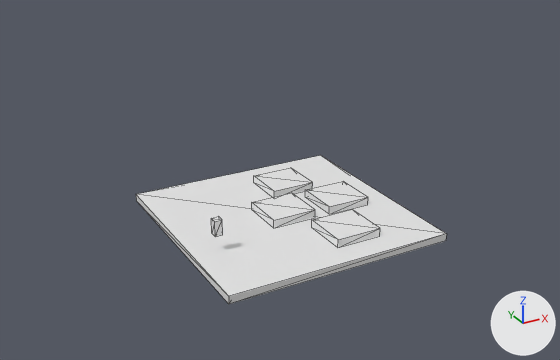
What one commit did to the OBJ model data/models/ShootingRange.obj.
One viewpoint serves both versions: a 50 mm camera at (-89.4, -160.9, 91.1) aimed at (-2.7, -3.2, 12.3). Arrows for +X, +Y and +Z are at lower right; the lights stay in place. Mesh edges are drawn as thin lines. Materials are left out; every surface is plain grey. Where no turn or scale is listed for an object, it has been applied to the vertices.

Names of what the first picture shows: 'Cube.002_Cube.003', 'Cube.003_Cube.004', 'Cube.004_Cube.005', 'Cube_Cube.001', 'Floor_Cube'.
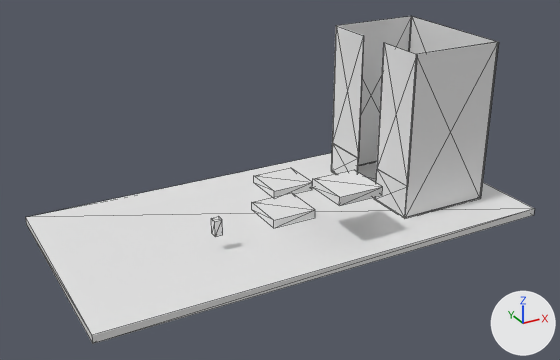
Where the change shows, as pixel boxes (x1, y1, x2, y2) in the pictures (560 x 360 px):
'Floor_Cube', mesh rescaled (64% wider, 28% taller)
    before: (136, 155, 447, 304)
    after: (25, 153, 535, 344)
'Cube.007_Cube.008', added
    after: (405, 42, 498, 218)
'Cube.005_Cube.006', added
    after: (375, 43, 417, 218)
'Cube.009_Cube.010', added
    after: (331, 26, 364, 174)
'Cube.006_Cube.007', added
    after: (336, 16, 411, 165)
'Cube.004_Cube.005', mesh moved
    before: (312, 210, 380, 247)
    after: (312, 170, 383, 206)
'Cube.003_Cube.004', reshaped
    before: (305, 181, 368, 214)
    after: (409, 16, 499, 198)
'Cube.008_Cube.009', added
    after: (358, 161, 377, 198)

Patch to the scene script:
```diff
--- a/data/models/ShootingRange.obj.py
+++ b/data/models/ShootingRange.obj.py
@@ me_cube_003_cube_004 @@
 me_cube_003_cube_004.from_pydata(...)  # 8 vertices, 12 faces; spans x 10.39..22.67, y -6.26..6.02, z 0.82..3.04
 # used by ob_cube_003_cube_004; location = (0.0, 0.0, 0.0)
-me_cube_003_cube_004.vertices[0].co = (10.39, -6.26, 0.82)  # pixel (329, 214)
-me_cube_003_cube_004.vertices[1].co = (10.39, -6.26, 3.04)  # pixel (329, 206)
-me_cube_003_cube_004.vertices[2].co = (10.39, 6.02, 0.82)  # pixel (305, 197)
-me_cube_003_cube_004.vertices[3].co = (10.39, 6.02, 3.04)  # pixel (305, 189)
-me_cube_003_cube_004.vertices[4].co = (22.67, -6.26, 0.82)  # pixel (367, 204)
-me_cube_003_cube_004.vertices[5].co = (22.67, -6.26, 3.04)  # pixel (368, 197)
-me_cube_003_cube_004.vertices[6].co = (22.67, 6.02, 0.82)
-me_cube_003_cube_004.vertices[7].co = (22.67, 6.02, 3.04)  # pixel (343, 181)
+# me_cube_003_cube_004 part 1
+me_cube_003_cube_004.vertices[0].co = (51.96, -17.92, 44.3)  # pixel (498, 42)
+me_cube_003_cube_004.vertices[1].co = (52.17, -17.92, 44.3)  # pixel (498, 42)
+me_cube_003_cube_004.vertices[2].co = (51.96, 17.7, 44.3)  # pixel (410, 16)
+me_cube_003_cube_004.vertices[3].co = (52.17, 17.7, 44.3)  # pixel (411, 16)
+me_cube_003_cube_004.vertices[4].co = (51.96, -17.92, 0.93)  # pixel (480, 198)
+me_cube_003_cube_004.vertices[5].co = (52.17, -17.92, 0.93)  # pixel (480, 198)
+me_cube_003_cube_004.vertices[6].co = (51.96, 17.7, 0.93)
+me_cube_003_cube_004.vertices[7].co = (52.17, 17.7, 0.93)
@@ me_cube_004_cube_005 @@
 me_cube_004_cube_005.from_pydata(...)  # 8 vertices, 12 faces; spans x 2.5..14.78, y -22.82..-10.54, z 0.82..3.04
 # used by ob_cube_004_cube_005; location = (0.0, 0.0, 0.0)
+# me_cube_004_cube_005 part 2: the whole mesh is moved by (0.0, 0.0, 11.25)
@@ me_floor_cube @@
 me_floor_cube.from_pydata(...)  # 8 vertices, 12 faces; spans x -30.0..30.0, y -30.0..30.0, z -1.0..1.0
 # used by ob_floor_cube; location = (0.0, 0.0, 0.0)
+# me_floor_cube part 3: the whole mesh is scaled about its middle by (2, 1, 1)
@@ me_cube_009_cube_010 @@
+me_cube_009_cube_010.from_pydata(...)  # 12 vertices, 20 faces; spans x 26.2..26.4, y 4.3..17.7, z 0.9..44.3
@@ me_cube_008_cube_009 @@
+me_cube_008_cube_009.from_pydata(...)  # a box spanning x 26.4..52.1, y -17.8..17.7, z 0.7..1.1
@@ me_cube_007_cube_008 @@
+me_cube_007_cube_008.from_pydata(...)  # a box spanning x 26.3..52.0, y -17.8..-17.5, z 0.9..44.3
@@ me_cube_006_cube_007 @@
+me_cube_006_cube_007.from_pydata(...)  # a box spanning x 26.3..52.0, y 17.5..17.8, z 0.9..44.3
@@ me_cube_005_cube_006 @@
+me_cube_005_cube_006.from_pydata(...)  # 12 vertices, 20 faces; spans x 26.2..26.4, y -17.9..-4.6, z 0.9..44.3
@@ ob_cube_009_cube_010 @@
+ob_cube_009_cube_010 = bpy.data.objects.new('Cube.009_Cube.010', me_cube_009_cube_010)
+ob_cube_009_cube_010.location = (0.0, 0.0, 0.0)
@@ ob_cube_008_cube_009 @@
+ob_cube_008_cube_009 = bpy.data.objects.new('Cube.008_Cube.009', me_cube_008_cube_009)
+ob_cube_008_cube_009.location = (0.0, 0.0, 0.0)
@@ ob_cube_007_cube_008 @@
+ob_cube_007_cube_008 = bpy.data.objects.new('Cube.007_Cube.008', me_cube_007_cube_008)
+ob_cube_007_cube_008.location = (0.0, 0.0, 0.0)
@@ ob_cube_006_cube_007 @@
+ob_cube_006_cube_007 = bpy.data.objects.new('Cube.006_Cube.007', me_cube_006_cube_007)
+ob_cube_006_cube_007.location = (0.0, 0.0, 0.0)
@@ ob_cube_005_cube_006 @@
+ob_cube_005_cube_006 = bpy.data.objects.new('Cube.005_Cube.006', me_cube_005_cube_006)
+ob_cube_005_cube_006.location = (0.0, 0.0, 0.0)
```
